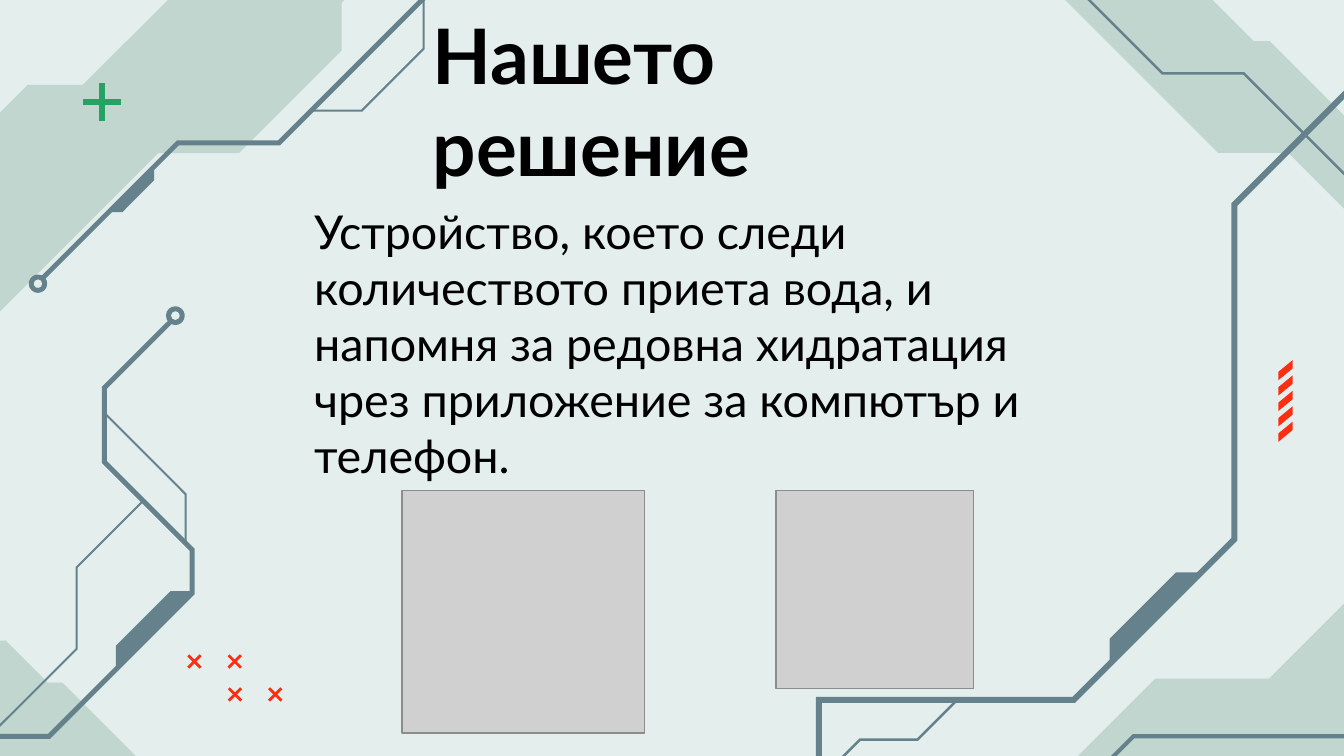
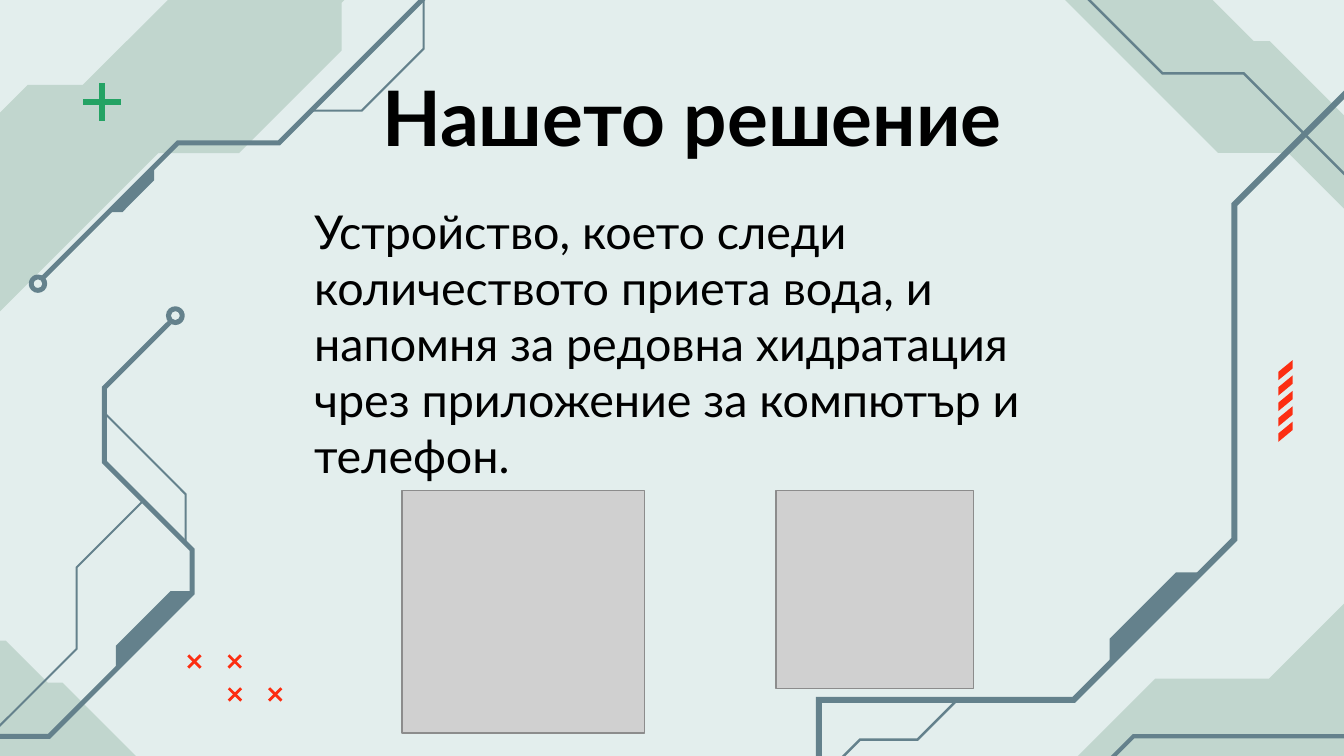
Before and after one commit to DunevTsvetomir/HACKTUES11, a slide deck: slide 4 of Smart Mat.pptx. Drawn at 1344x756 pixels with LibreOffice and Linux fonts; fonts in the diff are those of the drawing; grey boxes stand for pictures. Boxes give left, top, right and bottom in pixels: in the first picture for what was removed or moved away, otherwise in the second. Text is boxed around its words. In the diff, an @@ line names an element or a change of style, - is before the commit and + after.

```diff
--- a/Smart Mat.pptx
+++ b/Smart Mat.pptx
@@ title "Нашето решение" rewrapped from (x1=433, y1=28, x2=751, y2=189) to (x1=382, y1=80, x2=1002, y2=159) @@
```
Also in this commit, not shown: 6 other slides changed, 4 other files.
